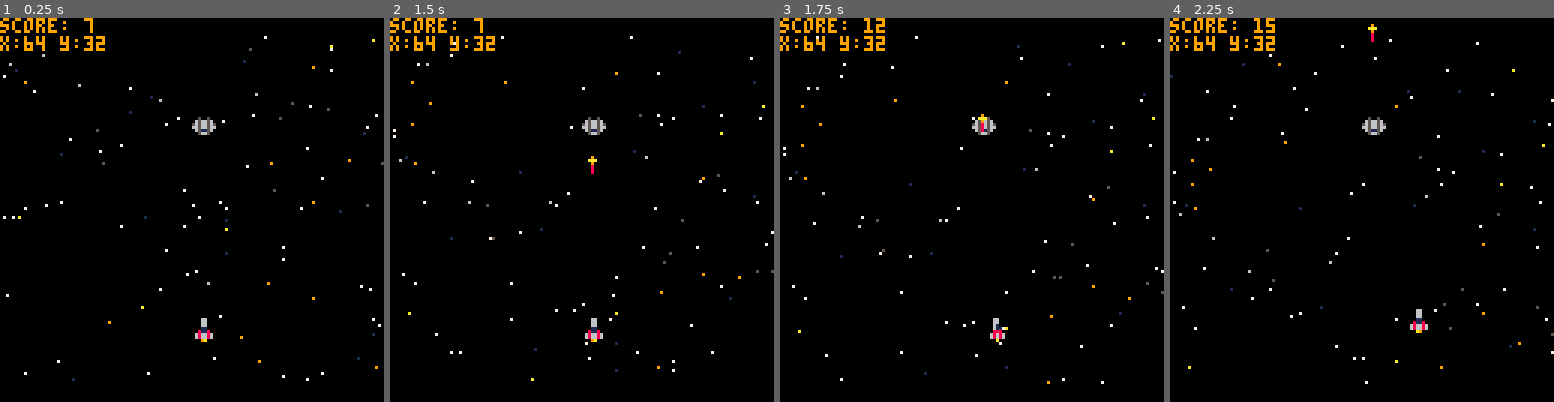
Above: before the commit, frames 1-4 (left to right).
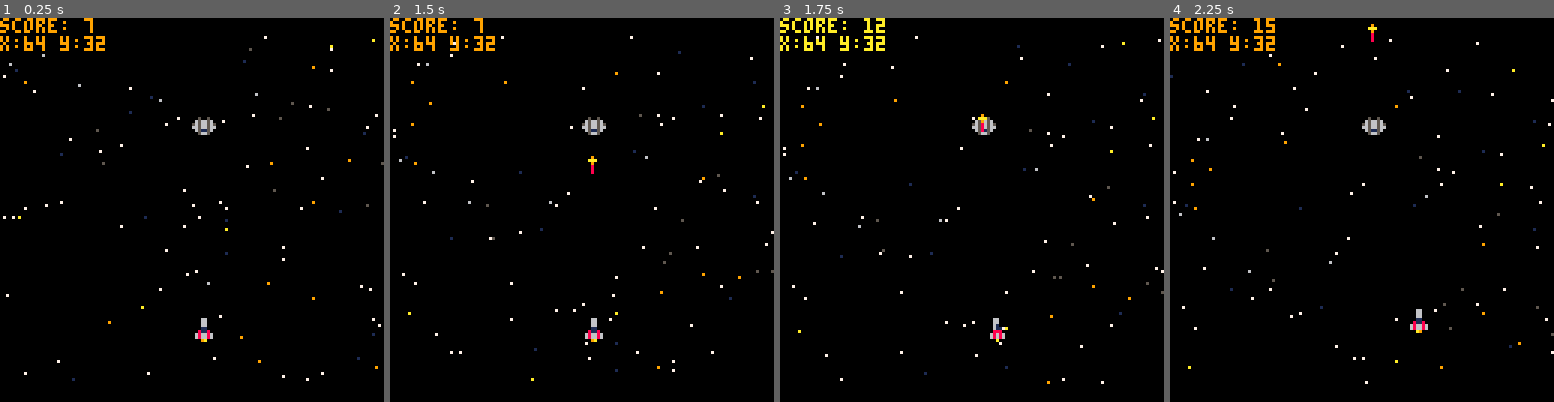
Above: after the commit, the same moments.

Repository: r3adm3/pico-8-experiments
Game: PICO-8 cartridge warstarlumo.p8
The game is run twice, just before and just after one commit, with the same random seed, the same clock (stepped at 60 frames per second) and the same inputs.
Inputs:
- Up to frame 1 (0.25 s): no input
- Up to frame 2 (1.5 s): tap X (X key) at 0.33, 1.07 s; tap O (Z key) at 0.7 s
- Up to frame 3 (1.75 s): hold Right from 1.6 s (still down); tap O (Z key) at 1.7 s
- Up to frame 4 (2.25 s): tap X (X key) at 1.85 s; release Right at 2.1 s; tap O (Z key) at 2.1 s; hold Up from 2.15 s (still down)

Frames 1-2 are identical in both runs. In frame 3, 0.8% of the frame differs, in the area x 0-28%, y 0-9%; in frame 4, nothing differs.

Commit message:
feat: not committed yet

Diff:
--- a/warstarlumo.p8
+++ b/warstarlumo.p8
@@ -6,6 +6,8 @@
 --tab 2, ship code
 --tab 3, missiles
 --tab 4, enemy
+--tab 5, collisions
+--tab 6, explosions
 
 function _init()
 	score=0
@@ -13,6 +15,7 @@
 	init_ship()
 	init_torpedo()
  init_enemy()
+ init_explosions()
 end
 
 function _draw()
@@ -31,6 +34,7 @@
  update_ship()
  update_enemy()
  update_torpedo()
+ update_explosions()
 end
 
 
@@ -179,6 +183,7 @@
 
   if (boolcollision(torpedo,enemy) == true) then
  		score = score + 1
+    draw_explosions()
   end
 
 end
@@ -226,6 +231,43 @@
          a.y + a.h > b.y
 
 end
+-->8
+function init_explosions()
+ exps={}
+ clrs={5,9,10,7}
+end
+
+function draw_explosions()
+ for p in all(exps) do
+  circfill(p.x,p.y,p.scale,clrs[p.c])
+ end
+end
+
+function update_explosions()
+ for p in all(exps) do
+  p.x+=p.spdx
+  p.y+=p.spdy
+  p.scale-=.1
+  p.l-=.1
+  p.c=flr(p.l)
+  if p.l<=0 then del(exps,p) end
+ end
+
+ if btnp(❎) then
+  xp=64
+  yp=64
+  for i=0,20 do
+   add(exps,{
+    x=xp,
+    y=xp,
+    spdx=1-rnd(2),
+    spdy=1-rnd(2),
+    scale=2+rnd(5),
+    l=5
+   })
+  end
+ end
+end
 __gfx__
 00000000000660000006600000066000000660000000000000000000000000000000000000000000000000000000000000000000000000000000000000000000
 00000000000660000006600000066000000660000009000000500500000000000000000000000000000000000000000000000000000000000000000000000000
